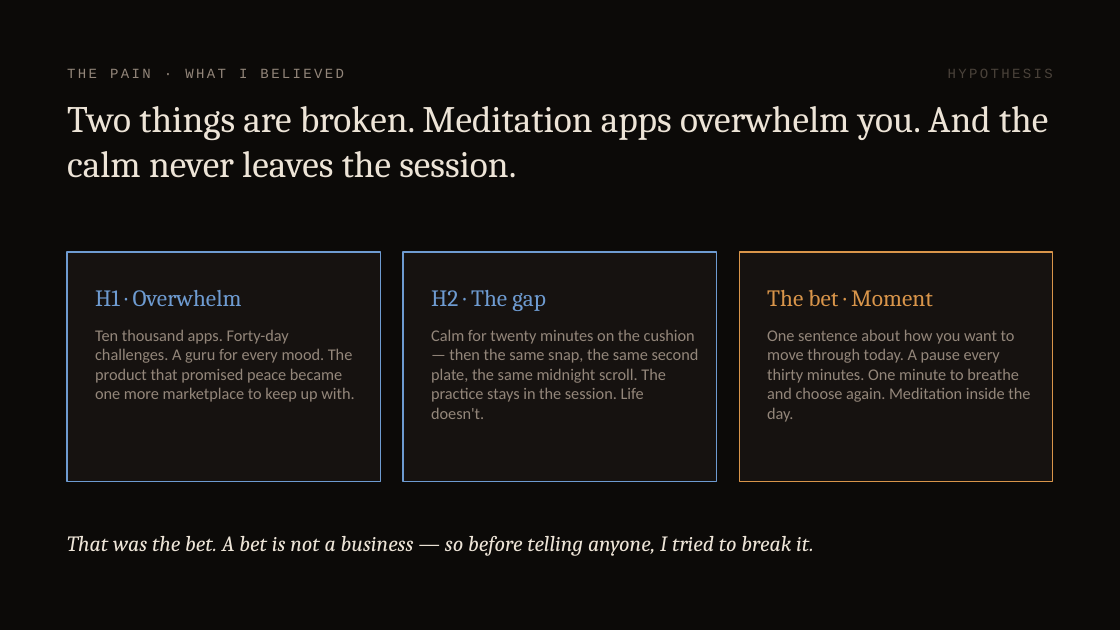
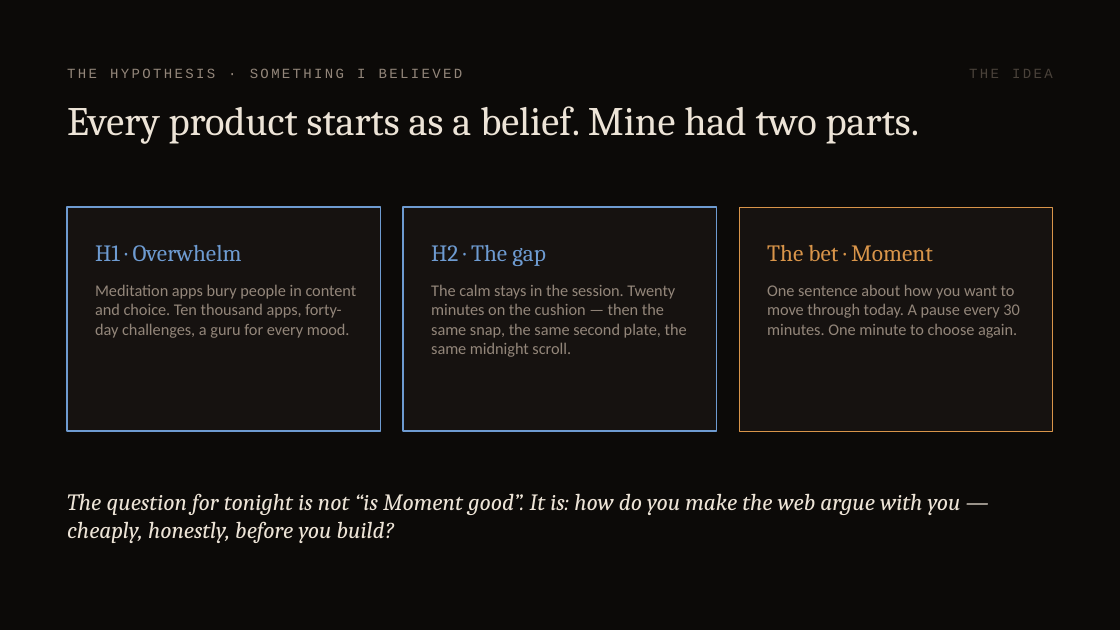
Before and after one commit to kewinzaq1/first-breath, a slide deck: slide 2 of docs/first-breath-how-it-works.pptx. Drawn at 1120x630 pixels with LibreOffice and Linux fonts; fonts in the diff are those of the drawing. Boxes give left, top, right and bottom in pixels: in the first picture for what was removed or moved away, otherwise in the second. Text is boxed around its words. In the diff, an @@ line names an element or a change of style, - is before the commit and + after.

```diff
--- a/docs/first-breath-how-it-works.pptx
+++ b/docs/first-breath-how-it-works.pptx
@@ text at [67, 68, 463, 78]: text changed @@
-THE PAIN · WHAT I BELIEVED
+THE HYPOTHESIS · SOMETHING I BELIEVED
@@ text at [969, 69, 1053, 78]: text changed @@
-HYPOTHESIS
+THE IDEA
@@ text at [67, 106, 919, 144]: text changed; size 24 to 26 pt @@
-Two things are broken. Meditation apps overwhelm you. And the calm never leaves the session.
+Every product starts as a belief. Mine had two parts.
@@ rectangle: place and size @@
-rectangle at [67, 252, 381, 482]
+rectangle at [67, 207, 381, 431]
@@ rectangle: place and size @@
-rectangle at [403, 252, 717, 482]
+rectangle at [403, 207, 717, 431]
@@ rectangle: place and size @@
-rectangle at [739, 252, 1053, 482]
+rectangle at [739, 207, 1053, 431]
@@ 3 texts: place and size @@
-3 texts at [95, 290, 933, 311]
+3 texts at [95, 245, 933, 266]
@@ text at [95, 284, 357, 338]: text changed @@
-Ten thousand apps. Forty-day challenges. A guru for every mood. The product that promised peace became one more marketplace to keep up with.
+Meditation apps bury people in content and choice. Ten thousand apps, forty-day challenges, a guru for every mood.
@@ text at [431, 284, 687, 357]: text changed @@
-Calm for twenty minutes on the cushion — then the same snap, the same second plate, the same midnight scroll. The practice stays in the session. Life doesn't.
+The calm stays in the session. Twenty minutes on the cushion — then the same snap, the same second plate, the same midnight scroll.
@@ text at [767, 284, 1019, 338]: text changed @@
-One sentence about how you want to move through today. A pause every thirty minutes. One minute to breathe and choose again. Meditation inside the day.
+One sentence about how you want to move through today. A pause every 30 minutes. One minute to choose again.
@@ text at [67, 493, 961, 543]: text changed; size 14 to 15 pt @@
-That was the bet. A bet is not a business — so before telling anyone, I tried to break it.
+The question for tonight is not “is Moment good”. It is: how do you make the web argue with you — cheaply, honestly, before you build?
```
Also in this commit, not shown: 5 other slides changed, 4 slides added, 4 slides removed, 6 other files.
